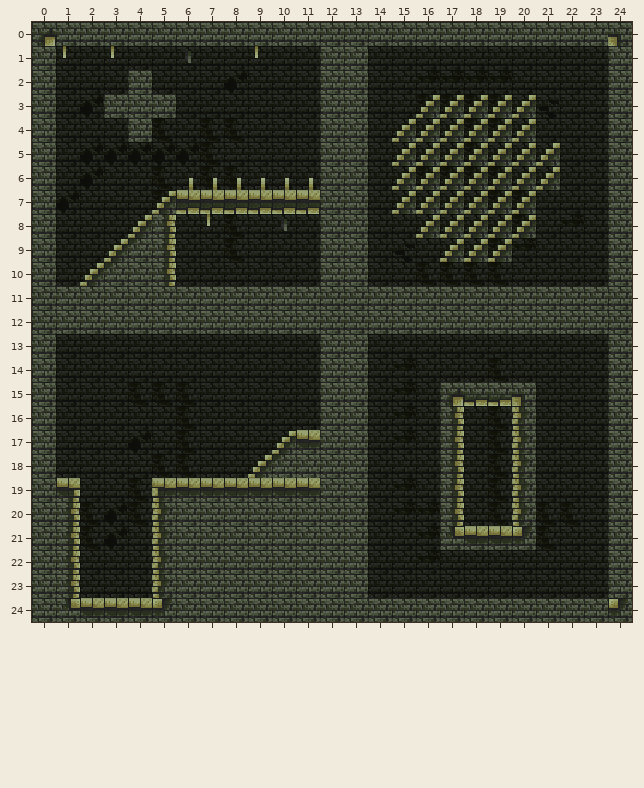
Two states of a Tiled map, assets/map1.tmx. That is the earlier state.
Cells are 16x16 px. Shown: x 0..24, y 0..24.
After:
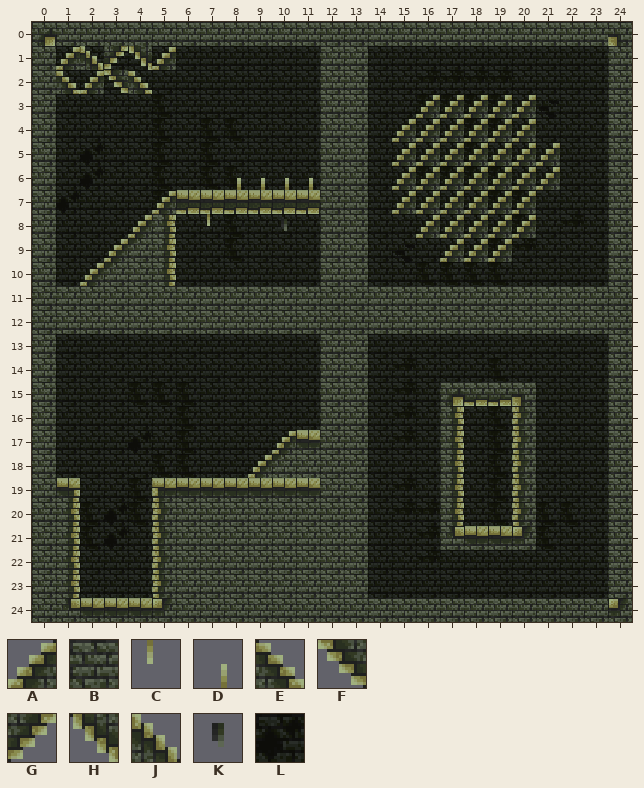
Key: from "forgotten-dungeon": A 6, B 11, C 13, D 13 turned 180, E 15 flipped left-right, F 15 flipped up-down, G 15 turned 180, H 15 turned 270, J 15 turned 90, K 54, L 68.
_ is an empty cell, . an unchanged one.
Message: adds rotation for tiles
Changes in this commit:
--- layer "Tile Layer 1"
@@ x 1..9 @@
- 1 C_C__K..C
- 2 ___B...L.
- 3 .LBBB....
- 4 ...B.....
- 5 ..LLLL...
- 6 .....DD..
+ 1 AJGHA_.._
+ 2 EAFE..._.
+ 3 .____....
+ 4 ..._.....
+ 5 ..____...
+ 6 .....__..
Where, in picture pixels (left, top, right, bottom), the same in both pictures:
changed: (56, 46, 217, 190)
removed: (225, 46, 258, 93)
